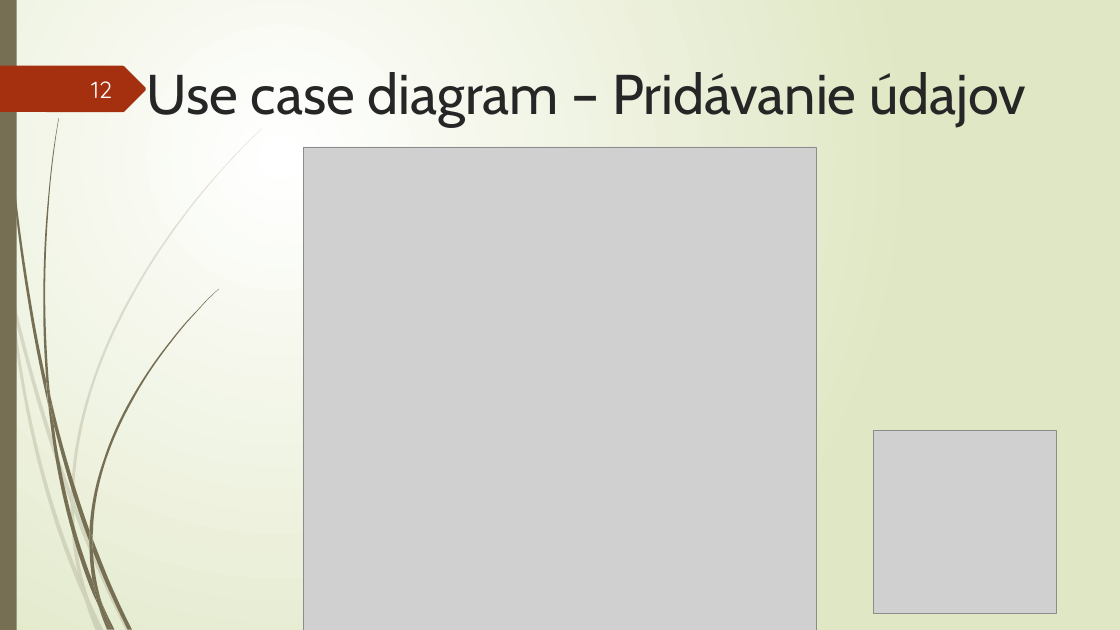
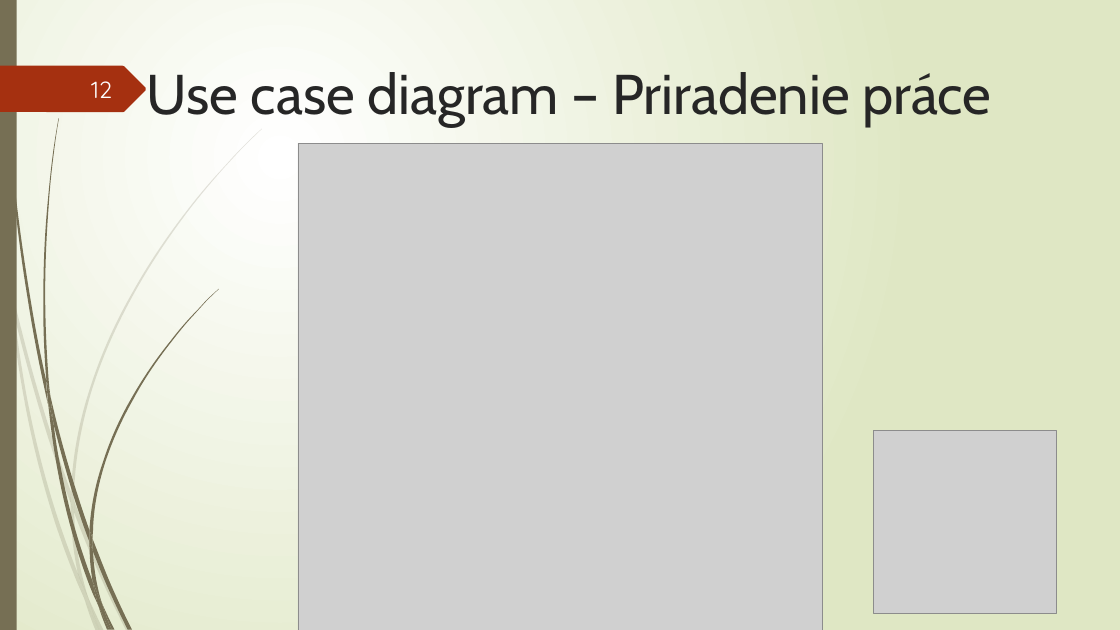
Before and after one commit to Coreggon/SI, a slide deck: slide 12 of WoodMasterPrezentacia.pptx. Drawn at 1120x630 pixels with LibreOffice and Linux fonts; fonts in the diff are those of the drawing; grey boxes stand for pictures. Boxes give left, top, right and bottom in pixels: in the first picture for what was removed or moved away, otherwise in the second. Text is boxed around its words. In the diff, an @@ line names an element or a change of style, - is before the commit and + after.

```diff
--- a/WoodMasterPrezentacia.pptx
+++ b/WoodMasterPrezentacia.pptx
@@ title at box(147, 72, 991, 126): text changed @@
-Use case diagram – Pridávanie údajov
+Use case diagram – Priradenie práce
@@ picture: place and size @@
-picture at box(303, 147, 817, 630)
+picture at box(298, 144, 823, 630)
```
Also in this commit, not shown: 1 other slide changed, 1 other file.
